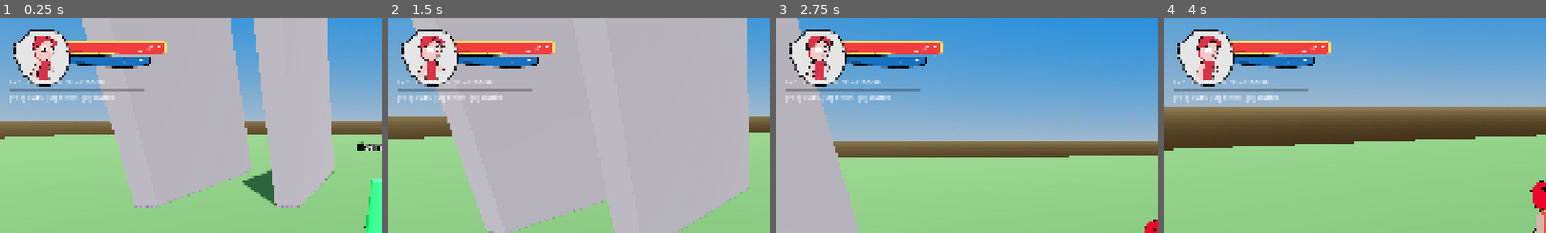
Above: before the commit, frames 1-4 (left to right).
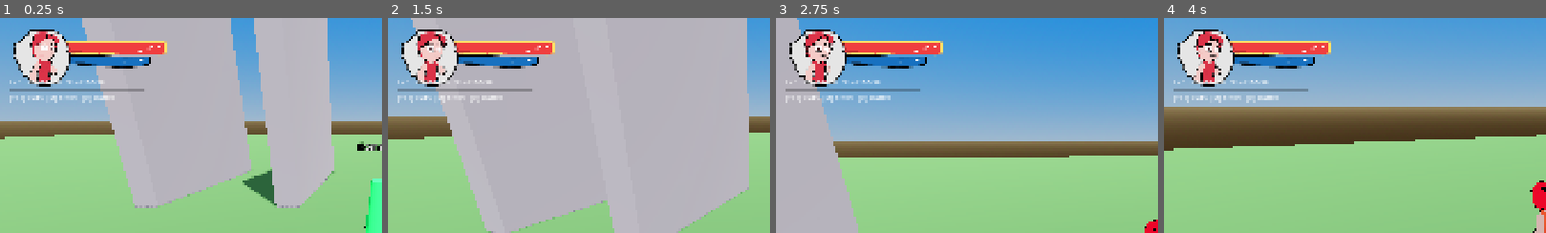
Above: after the commit, the same moments.

Repository: doggoanim/Krits
Game: Godot game, scene res://main.tscn
Same seed, same stepped clock (60 frames per second), same inputs: the game is played once before the commit and once after it.
Inputs (mouse positions are % of the whole screen's width and height, from its top left):
- Up to frame 1 (0.25 s): no input
- Up to frame 2 (1.5 s): tap Enter at 0.5 s; move the mouse to (55, 50) at 0.52 s; hold Ctrl (crouch_pound) 0.53-1.28 s; hold W (move_forward) from 0.53 s (still down); tap Space (jump) at 0.77 s; move the mouse to (45, 50) at 1.27 s; tap E (interact) at 1.35 s
- Up to frame 3 (2.75 s): keep holding W (move_forward); tap Space (jump) at 1.52 s; move the mouse to (52, 48) at 2.02 s; hold Shift (roll_dive) from 2.03 s (still down)
- Up to frame 4 (4 s): keep holding W (move_forward); move the mouse to (49, 52) at 2.77 s; release Shift (roll_dive) at 2.78 s; tap Ctrl (crouch_pound) at 2.85 s; tap Space (jump) at 3.02, 3.77 s; move the mouse to (57, 51) at 3.52 s; tap E (interact) at 3.6 s
The pictures show only the part of the screen within x 0-50%, y 0-50%; the shares and areas given below are measured in that part.

The runs differ from the first frame. In frame 1, 0.7% of the frame differs, in the area x 7-16%, y 6-31%; in frame 2, 0.8%; in frame 3, 0.8%; in frame 4, 0.7%.

Commit message:
Enlarge the live portrait render while keeping the character centered
PORTRAIT_VIEW_SIZE 112 -> 130. Its position formula (PORTRAIT_POS +
(FRAME_SIZE - VIEW_SIZE) * 0.5 + NUDGE) keeps the render's center fixed
regardless of VIEW_SIZE, so growing it expands symmetrically around the
same point instead of shifting the character.

Co-Authored-By: Claude Sonnet 5 <noreply@anthropic.com>
Claude-Session: https://claude.ai/code/session_01TYpdm1jACUqsWG6yyTxbgm

Diff:
--- a/ui/hud.gd
+++ b/ui/hud.gd
@@ -30,7 +30,7 @@
 ## stretch.
 const PORTRAIT_POS := Vector2(24.0, 20.0)
 const PORTRAIT_FRAME_SIZE := Vector2(145.0, 111.0)   ## matches portrait_frame_crop.png's own aspect
-const PORTRAIT_VIEW_SIZE := Vector2(112.0, 112.0)    ## the live 3D render stays square (so the
+const PORTRAIT_VIEW_SIZE := Vector2(130.0, 130.0)    ## the live 3D render stays square (so the
                                                       ## character isn't stretched) and sits centered
                                                       ## inside the frame art, sized to fill it while
                                                       ## still leaving its hand-drawn border visible
